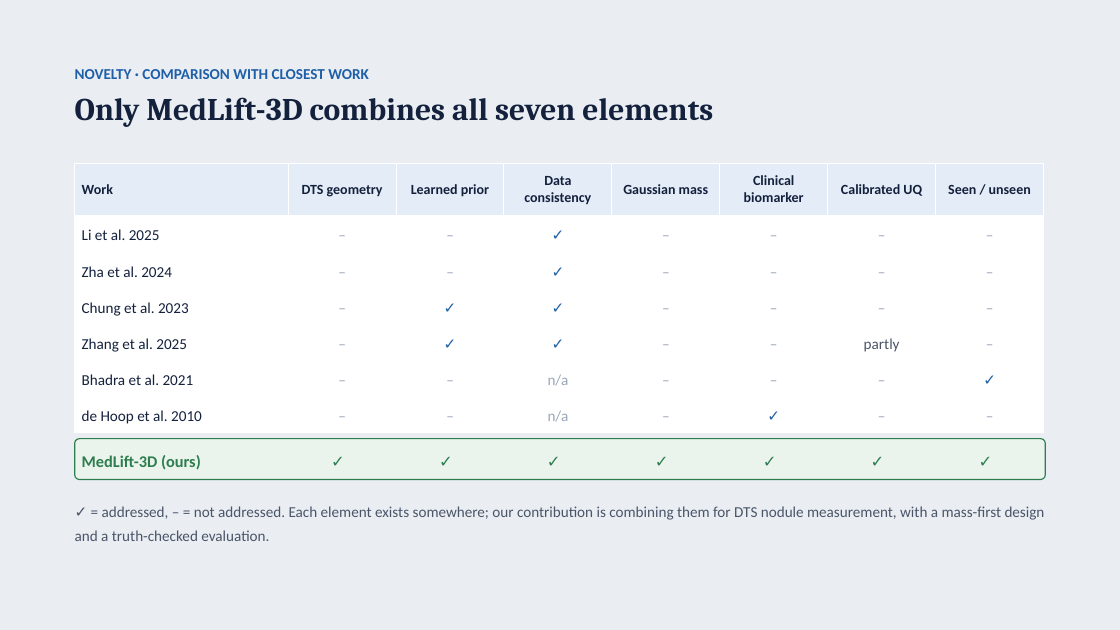
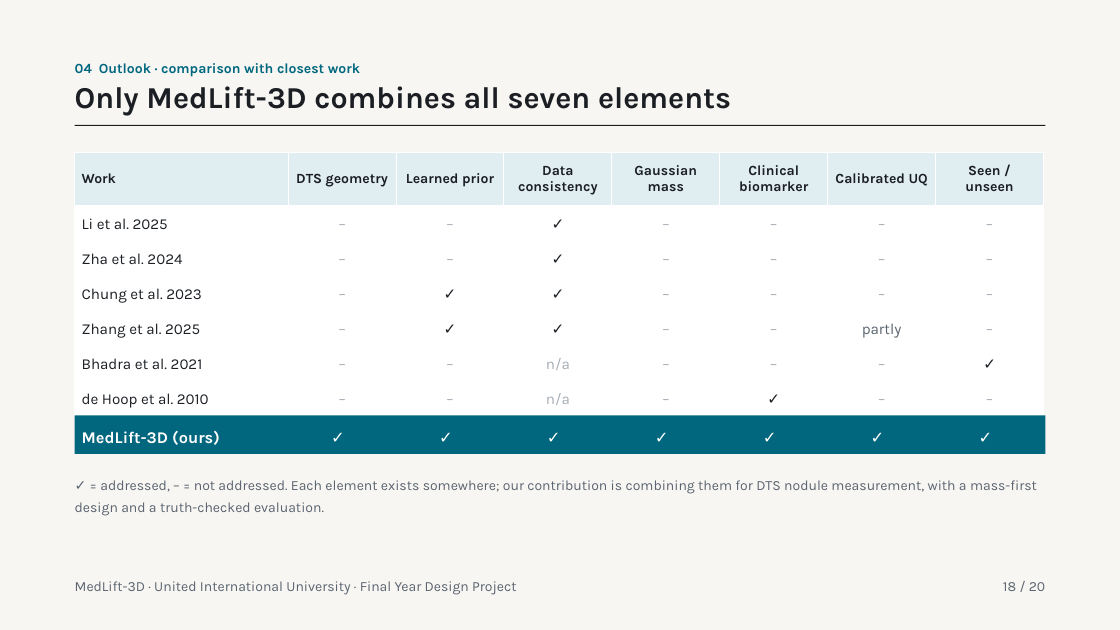
Before and after one commit to tcsquanta/medlift3d, a slide deck: slide 18 of report/MedLift3D_Defense.pptx (slide 19 before the commit). Drawn at 1120x630 pixels with LibreOffice and Linux fonts; fonts in the diff are those of the drawing. Boxes give left, top, right and bottom in pixels: in the first picture for what was removed or moved away, otherwise in the second. Text is boxed around its words. In the diff, an @@ line names an element or a change of style, - is before the commit and + after.

```diff
--- a/report/MedLift3D_Defense.pptx
+++ b/report/MedLift3D_Defense.pptx
@@ background #EAEEF3 to #F7F6F2 @@
@@ text "Only MedLift-3D combines all seven ...": place and size @@
-text "Only MedLift-3D combines all seven ..." at (75, 97, 713, 127)
+text "Only MedLift-3D combines all seven ..." at (75, 86, 731, 116)
@@ text "Only MedLift-3D combines all seven ..." at (75, 86, 731, 116): size 27 to 26 pt, font Cambria to Karla, text colour #14213D to #1B1F24; line spacing 1.05 to 1 @@
@@ text at (75, 63, 360, 77): text changed; size 13 to 12 pt; font Calibri to Karla; text colour #1F5FA8 to #00677F @@
-NOVELTY · COMPARISON WITH CLOSEST WORK
+04 Outlook · comparison with closest work
@@ rectangle added at (75, 125, 1046, 126), fill #1B1F24 @@
@@ table at (75, 153, 1041, 415) @@
@@ fill #E3ECF7 to #E1EEF1 in row 1 @@
@@ font Calibri to Karla @@
@@ text colour #14213D to #1B1F24 in "Work", "DTS geometry", "Learned prior", "Data consistency" and 10 more places @@
@@ text colour #9AA7B8 to #A7AEB6 in "–", "–", "–", "–" and 29 more places @@
@@ text colour #1F5FA8 to #1B1F24, bold off in "✓", "✓", "✓", "✓" and 4 more places @@
@@ text colour #4A5568 to #5B6470 in "partly" @@
@@ table: place and size @@
-table at (75, 163, 1041, 433)
+table at (75, 153, 1041, 415)
@@ rectangle added at (75, 415, 1046, 454), fill #00677F @@
@@ 8 texts: place and size @@
-8 texts at (82, 439, 1037, 480)
+8 texts at (82, 415, 1037, 454)
@@ font Calibri to Karla, text colour #2E7D4F to #FFFFFF in 8 elements at (82, 431, 220, 445), (295, 415, 389, 454), (403, 415, 497, 454), (511, 415, 605, 454), (619, 415, 713, 454), (727, 415, 821, 454), (835, 415, 929, 454), (943, 415, 1037, 454) @@
@@ rounded rectangle removed at (75, 439, 1046, 480) @@
@@ text "✓ = addressed, – = ...": place and size @@
-text "✓ = addressed, – = ..." at (75, 506, 1045, 541)
+text "✓ = addressed, – = ..." at (75, 480, 1037, 516)
@@ text "✓ = addressed, – = ..." at (75, 480, 1037, 516): size 13 to 12 pt, font Calibri to Karla, text colour #4A5568 to #5B6470 @@
@@ text added at (75, 581, 516, 595), 12 pt, text #5B6470 @@
+MedLift-3D · United International University · Final Year Design Project
@@ text added at (1003, 582, 1045, 591), 12 pt, text #5B6470 @@
+18 / 20
```
Also in this commit, not shown: 19 other slides changed, 1 slide removed.
